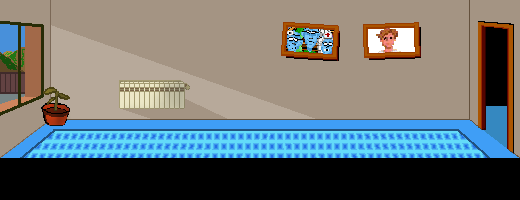
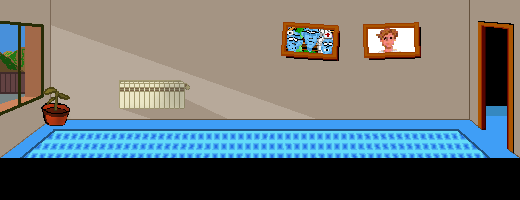
The second w=520, h=200 image is a revision of the first. Changes to its layers:
painted on "door_rightr_fullopen" over [484, 116, 507, 148]
